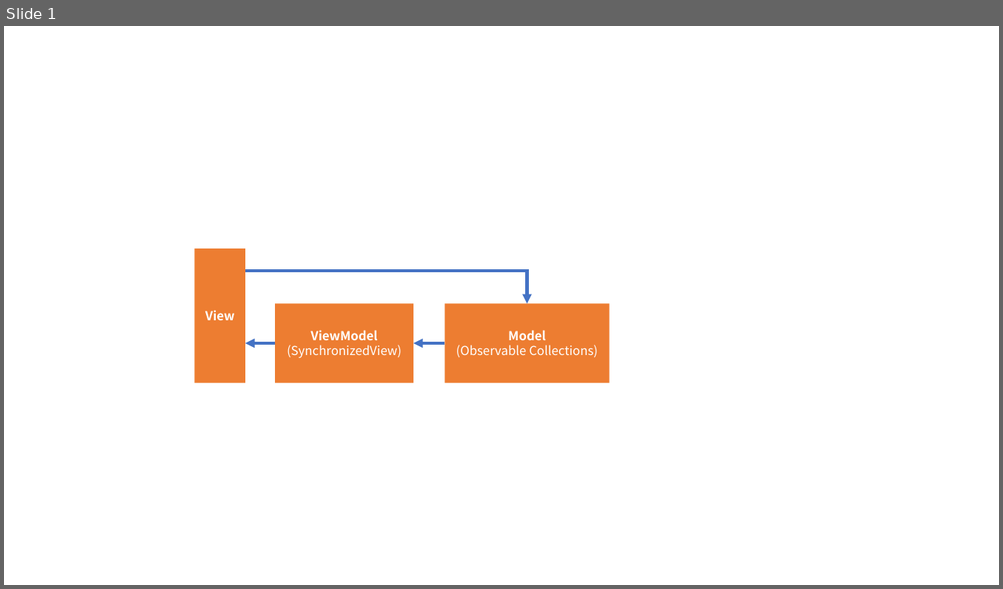
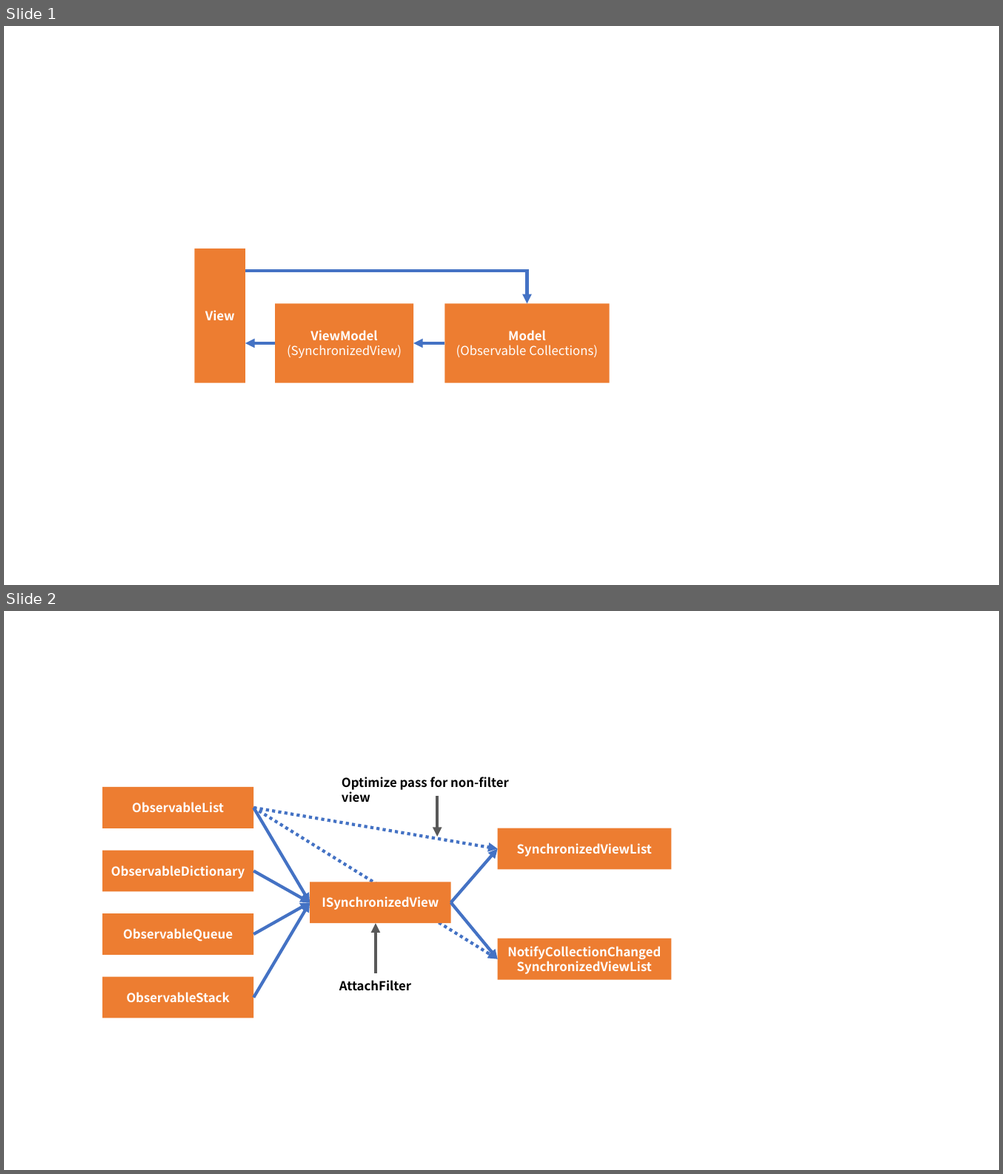
Before and after one commit to Cysharp/ObservableCollections, a slide deck: docs/assets.pptx. Shown one above the other, each under a label of ours: slide 1 before the commit, slides 1 and 2 after it. The pictures are 1003x589 and 1003x1174 pixels, drawn with LibreOffice and Linux fonts; fonts in the diff are those of the drawing. Boxes give left, top, right and bottom in pixels: in the first picture for what was removed or moved away, otherwise in the second. Text is boxed around its words. In the diff, an @@ line names an element or a change of style, - is before the commit and + after.

```diff
--- a/docs/assets.pptx
+++ b/docs/assets.pptx
@@ slide 2 added at (x1=4, y1=611, x2=999, y2=1170), background #FFFFFF @@
@@ rectangle added at (x1=102, y1=787, x2=254, y2=828), fill #ED7D31, 12 pt, text #FFFFFF, bold @@
+ObservableList
@@ text added at (x1=341, y1=777, x2=509, y2=802), 12 pt, text #000000, bold @@
+Optimize pass for non-filter view
@@ arrow added from (254, 808) to (497, 849), #4472C4 3 pt dashed @@
@@ arrow added from (254, 808) to (497, 960), #4472C4 3 pt dashed @@
@@ arrow added from (254, 808) to (310, 903), #4472C4 3 pt @@
@@ arrow added from (438, 796) to (438, 837), #595959 3 pt @@
@@ rectangle added at (x1=497, y1=828, x2=671, y2=869), fill #ED7D31, 12 pt, text #FFFFFF, bold @@
+SynchronizedViewList
@@ rectangle added at (x1=102, y1=851, x2=254, y2=891), fill #ED7D31, 12 pt, text #FFFFFF, bold @@
+ObservableDictionary
@@ arrow added from (451, 903) to (497, 849), #4472C4 3 pt @@
@@ arrow added from (254, 871) to (310, 903), #4472C4 3 pt @@
@@ rectangle added at (x1=310, y1=882, x2=451, y2=923), fill #ED7D31, 12 pt, text #FFFFFF, bold @@
+ISynchronizedView
@@ rectangle added at (x1=102, y1=914, x2=254, y2=955), fill #ED7D31, 12 pt, text #FFFFFF, bold @@
+ObservableQueue
@@ arrow added from (254, 935) to (310, 903), #4472C4 3 pt @@
@@ arrow added from (254, 997) to (310, 903), #4472C4 3 pt @@
@@ arrow added from (451, 903) to (497, 960), #4472C4 3 pt @@
@@ arrow added from (375, 974) to (375, 923), #595959 3 pt @@
@@ rectangle added at (x1=497, y1=939, x2=671, y2=980), fill #ED7D31, 12 pt, text #FFFFFF, bold @@
+NotifyCollectionChangedSynchronizedViewList
@@ rectangle added at (x1=102, y1=977, x2=254, y2=1019), fill #ED7D31, 12 pt, text #FFFFFF, bold @@
+ObservableStack
@@ text added at (x1=339, y1=980, x2=411, y2=991), 12 pt, text #000000, bold @@
+AttachFilter
```
Also in this commit, not shown: 16 other files.
